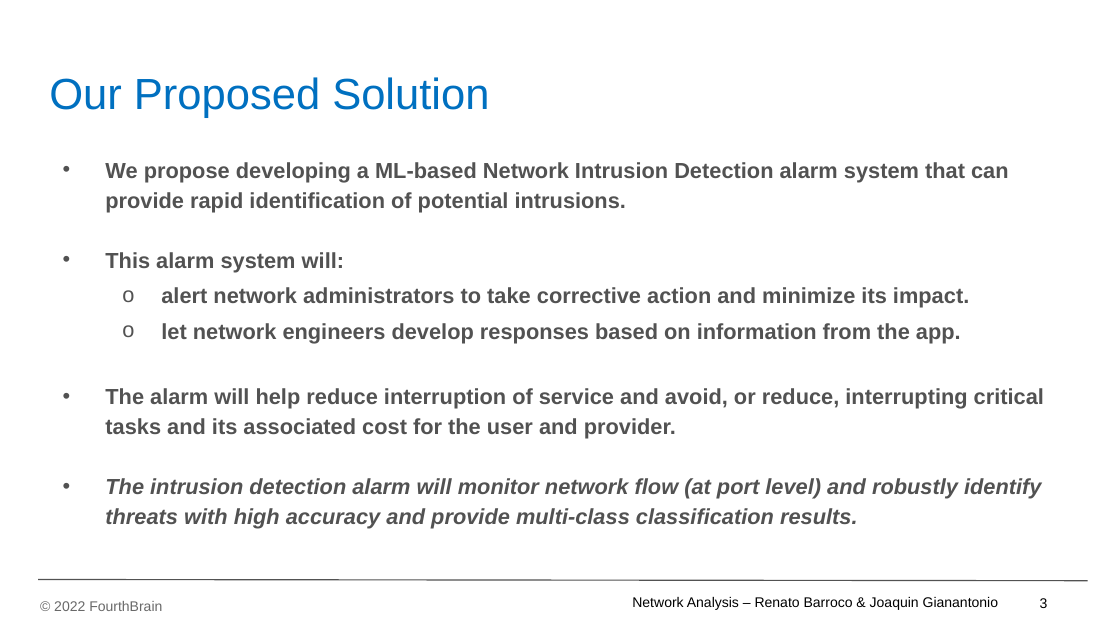
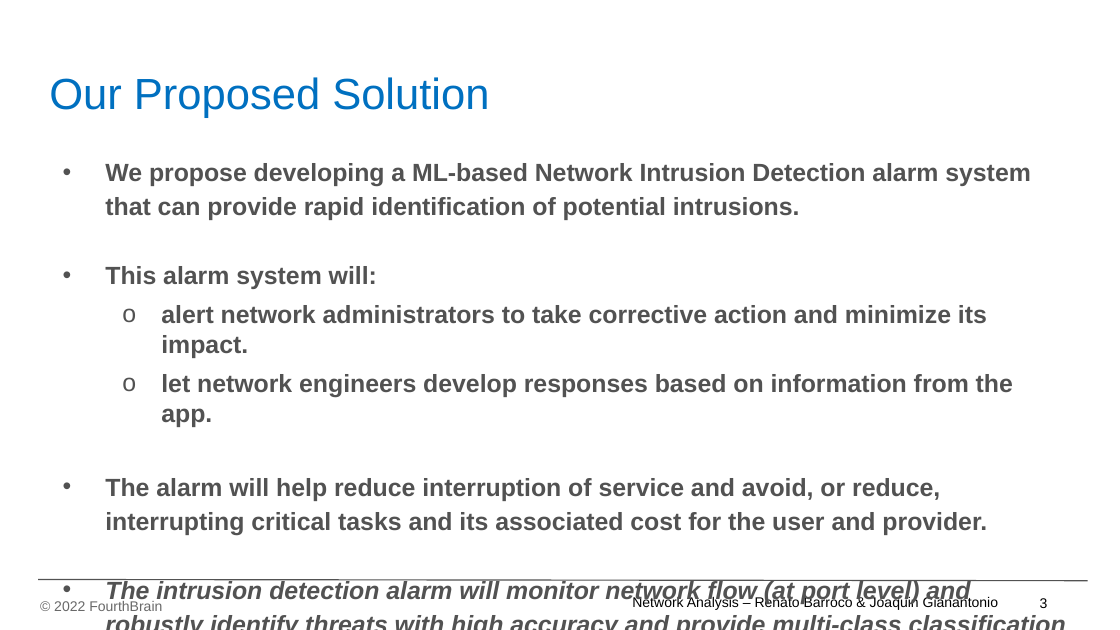
Before and after one commit to JoaquinGianan/network-analytics, a slide deck: slide 4 of powerpoint/Network Analysis - MLE Capstone Presentation_v06.pptx. Drawn at 1120x630 pixels with LibreOffice and Linux fonts; fonts in the diff are those of the drawing; background and template pictures are left out. Boxes give left, top, right and bottom in pixels: in the first picture for what was removed or moved away, otherwise in the second. Text is boxed around its words. In the diff, an @@ line names an element or a change of style, - is before the commit and + after.

```diff
--- a/powerpoint/Network Analysis - MLE Capstone Presentation_v06.pptx
+++ b/powerpoint/Network Analysis - MLE Capstone Presentation_v06.pptx
@@ text "We propose developing a ML-based ..." at <box>105,163,1031,605</box>: size 14 to 16 pt @@
```
Also in this commit, not shown: 8 other slides changed, 1 other file.
